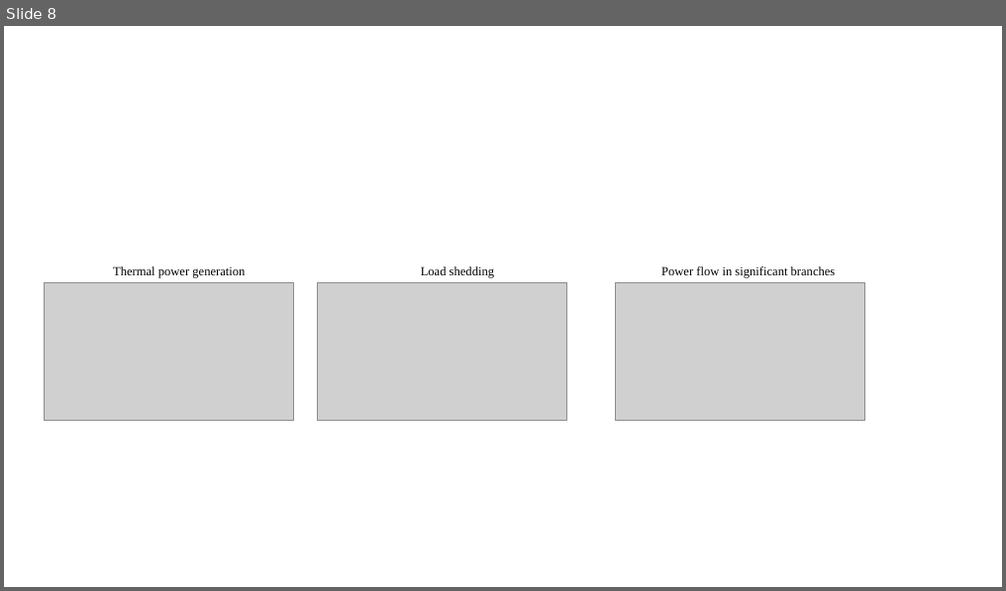
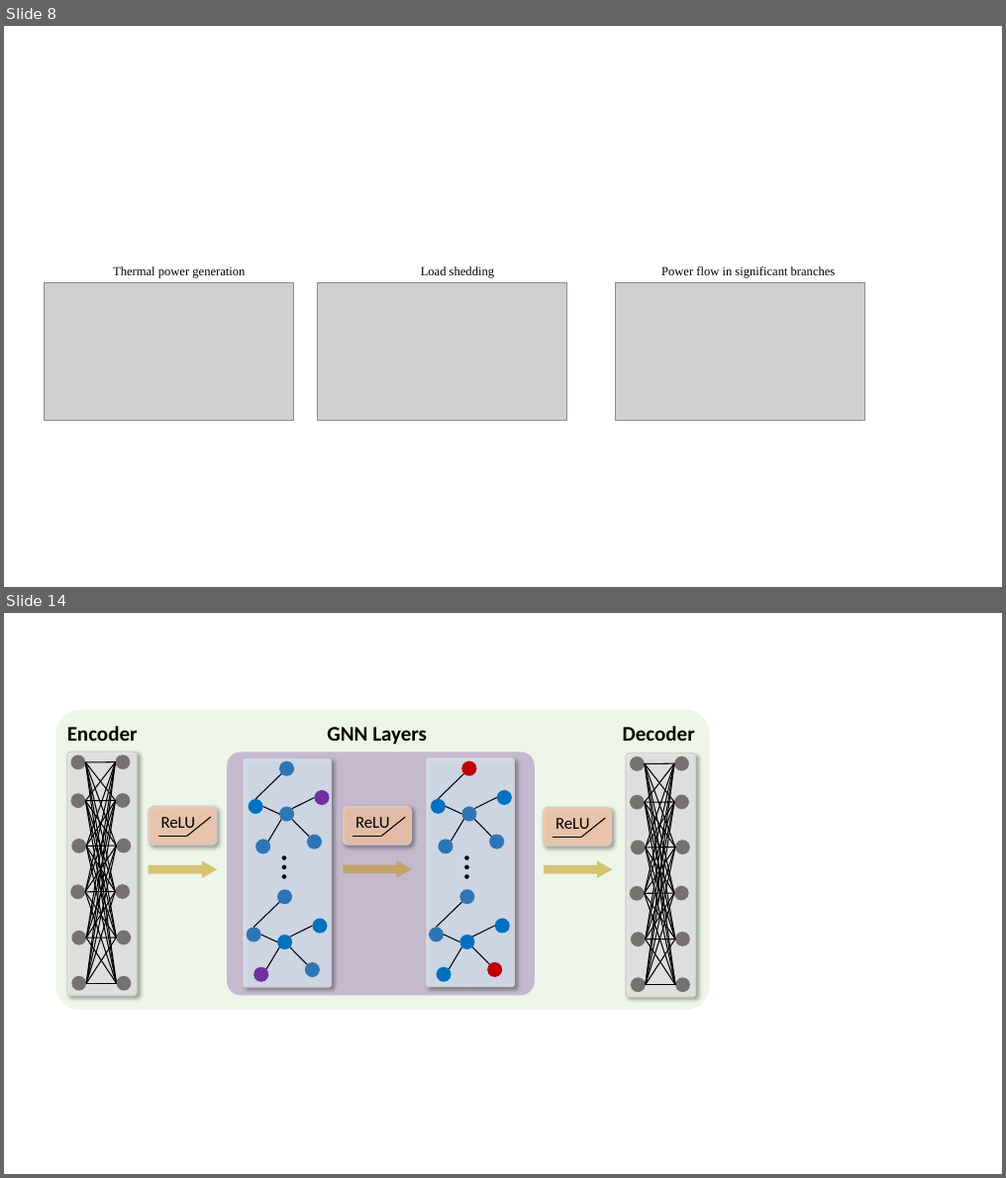
Before and after one commit to yadong-zhang/GNN_SCUC, a slide deck: submission/figures/figs.pptx. Shown one above the other, each under a label of ours: slide 8 before the commit, slides 8 and 14 after it; the slides between them are not shown. The pictures are 1006x591 and 1006x1178 pixels, drawn with LibreOffice and Linux fonts; fonts in the diff are those of the drawing; grey boxes stand for pictures. Boxes give left, top, right and bottom in pixels: in the first picture for what was removed or moved away, otherwise in the second. Text is boxed around its words. In the diff, an @@ line names an element or a change of style, - is before the commit and + after.

```diff
--- a/submission/figures/figs.pptx
+++ b/submission/figures/figs.pptx
@@ slide 14 added at <box>4,613,1002,1174</box>, background #FFFFFF @@
@@ rounded rectangle added at <box>55,710,709,1011</box>, fill #A9D18E at 20% opacity @@
@@ text added at <box>67,726,138,741</box>, 20 pt, text #000000, bold @@
+Encoder
@@ text added at <box>327,727,427,745</box>, 20 pt, text #000000, bold @@
+GNN Layers
@@ text added at <box>623,726,695,741</box>, 20 pt, text #000000, bold @@
+Decoder
@@ rounded rectangle added at <box>227,753,535,996</box>, fill #9F7FB7 at 50% opacity @@
@@ group added at <box>149,807,217,845</box>: 2 lines, 1 rounded rectangle, 1 text @@
+ReLU
@@ group added at <box>344,807,411,845</box>: 2 lines, 1 rounded rectangle, 1 text @@
+ReLU
@@ group added at <box>543,808,611,846</box>: 2 lines, 1 rounded rectangle, 1 text @@
+ReLU
@@ group added at <box>244,759,331,987</box>: 12 ellipses, 10 lines, 1 rounded rectangle, 1 text @@
+…
@@ group added at <box>426,759,514,986</box>: 12 ellipses, 10 lines, 1 rounded rectangle, 1 text @@
+…
@@ down arrow added at <box>149,861,217,878</box>, fill #BF9000 at 50% opacity @@
@@ down arrow added at <box>343,861,412,877</box>, fill #BF9000 at 50% opacity @@
@@ down arrow added at <box>544,861,612,878</box>, fill #BF9000 at 50% opacity @@
@@ group added at <box>67,753,138,996</box>: 36 lines, 12 ellipses, 1 rounded rectangle @@
@@ group added at <box>626,754,696,998</box>: 36 lines, 12 ellipses, 1 rounded rectangle @@
```
Also in this commit, not shown: 6 other slides added.
